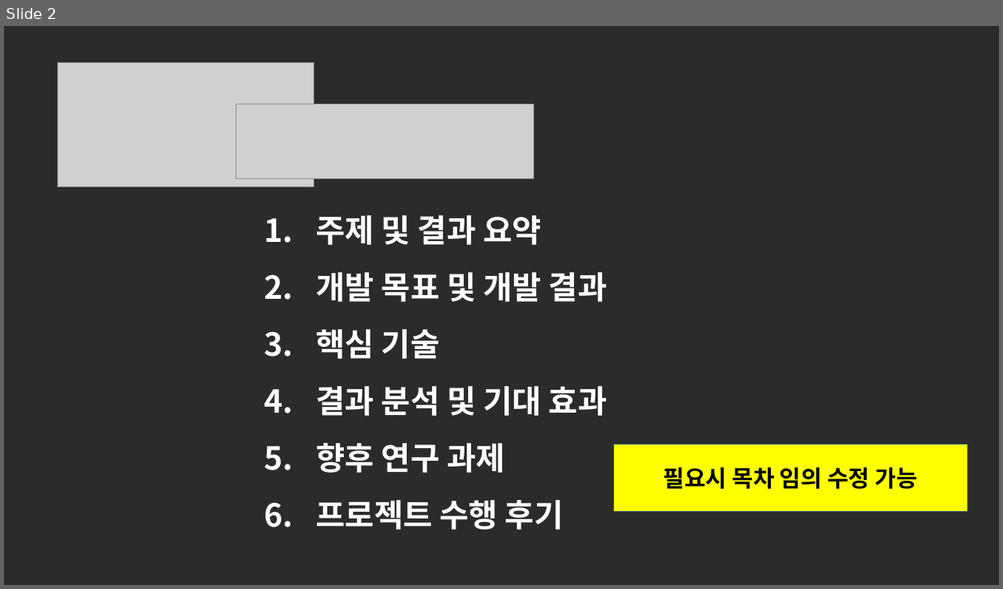
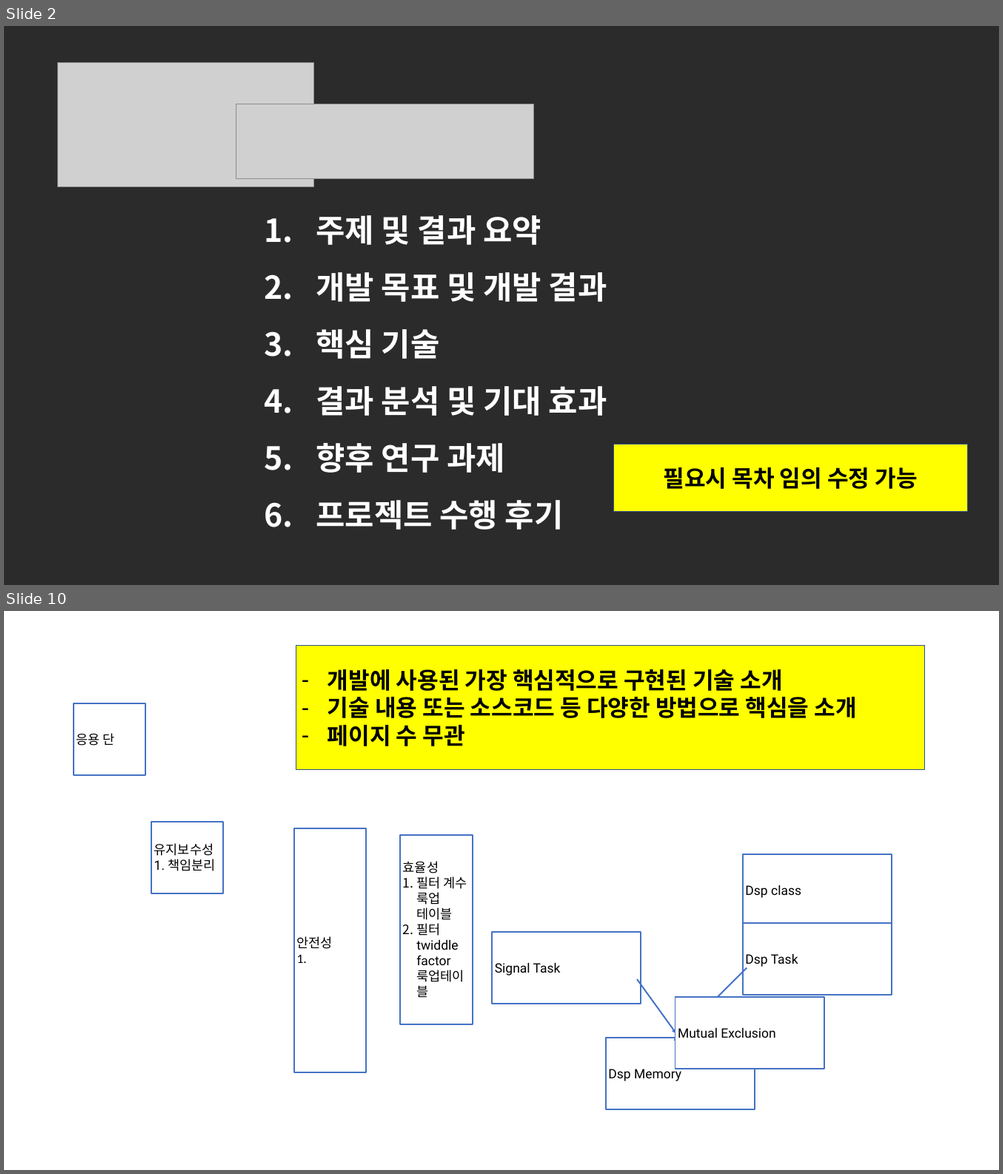
Before and after one commit to DawoonJang/custom_rtos_stm32f103, a slide deck: report/LG_부트캠프_08기_C반_결과보고서(1팀).pptx. Shown one above the other, each under a label of ours: slide 2 before the commit, slides 2 and 10 after it; the slides between them are not shown. The pictures are 1003x589 and 1003x1174 pixels, drawn with LibreOffice and Linux fonts; fonts in the diff are those of the drawing; grey boxes stand for pictures; background and template pictures are left out; a plain dark background stands for a picture behind light text. Boxes give left, top, right and bottom in pixels: in the first picture for what was removed or moved away, otherwise in the second. Text is boxed around its words. In the diff, an @@ line names an element or a change of style, - is before the commit and + after.

```diff
--- a/report/LG_부트캠프_08기_C반_결과보고서(1팀).pptx
+++ b/report/LG_부트캠프_08기_C반_결과보고서(1팀).pptx
@@ slide 10 added at (x1=4, y1=611, x2=999, y2=1170), background picture (left out) @@
@@ rectangle added at (x1=296, y1=646, x2=925, y2=769), fill #FFFF00, outline #32538F 1 pt @@
@@ text added at (x1=327, y1=669, x2=856, y2=746), 32 pt, text #000000, bold @@
+– 개발에 사용된 가장 핵심적으로 구현된 기술 소개
+– 기술 내용 또는 소스코드 등 다양한 방법으로 핵심을 소개
+– 페이지 수 무관
@@ text added at (x1=512, y1=669, x2=734, y2=691), 54 pt, text #FFFFFF, bold @@
+3. 핵심 기술
@@ rectangle added at (x1=74, y1=703, x2=145, y2=775), fill #FFFFFF, outline #4472C4 2 pt, 18 pt, text #000000 @@
+응용 단
@@ rectangle added at (x1=152, y1=822, x2=224, y2=894), fill #FFFFFF, outline #4472C4 2 pt, 18 pt, text #000000 @@
+유지보수성
+1. 책임분리
@@ rectangle added at (x1=294, y1=829, x2=367, y2=1073), fill #FFFFFF, outline #4472C4 2 pt, 18 pt, text #000000 @@
+안전성
+1.
@@ rectangle added at (x1=401, y1=835, x2=472, y2=1024), fill #FFFFFF, outline #4472C4 2 pt, 18 pt, text #000000 @@
+효율성
+1. 필터 계수 룩업 테이블
+2. 필터 twiddle factor 룩업테이블
@@ rectangle added at (x1=743, y1=854, x2=891, y2=927), fill #FFFFFF, outline #4472C4 2 pt, 18 pt, text #000000 @@
+Dsp class
@@ rectangle added at (x1=492, y1=932, x2=641, y2=1004), fill #FFFFFF, outline #4472C4 2 pt, 18 pt, text #000000 @@
+Signal Task
@@ rectangle added at (x1=743, y1=923, x2=891, y2=995), fill #FFFFFF, outline #4472C4 2 pt, 18 pt, text #000000 @@
+Dsp Task
@@ arrow added from (637, 980) to (676, 1034), #4472C4 2 pt @@
@@ arrow added from (747, 968) to (674, 1041), #4472C4 2 pt @@
@@ rectangle added at (x1=675, y1=997, x2=824, y2=1069), fill #FFFFFF, outline #4472C4 2 pt, 18 pt, text #000000 @@
+Mutual Exclusion
@@ rectangle added at (x1=606, y1=1038, x2=754, y2=1110), fill #FFFFFF, outline #4472C4 2 pt, 18 pt, text #000000 @@
+Dsp Memory
```
Also in this commit, not shown: 5 slides changed, 4 other slides added.
